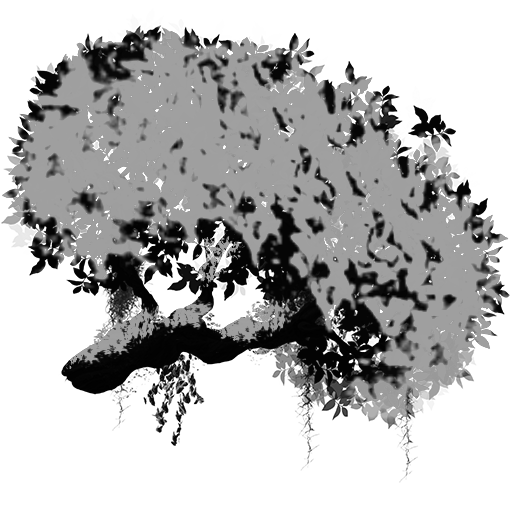
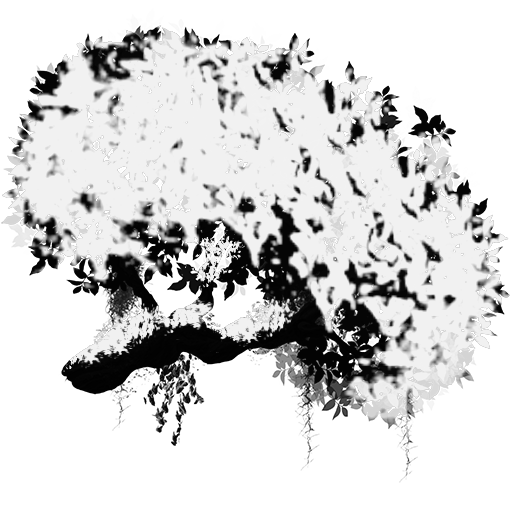
Two versions of the same layered image (512 × 512). Layer-by-layer changes:
painted on "Background" over [1, 25, 510, 458]
